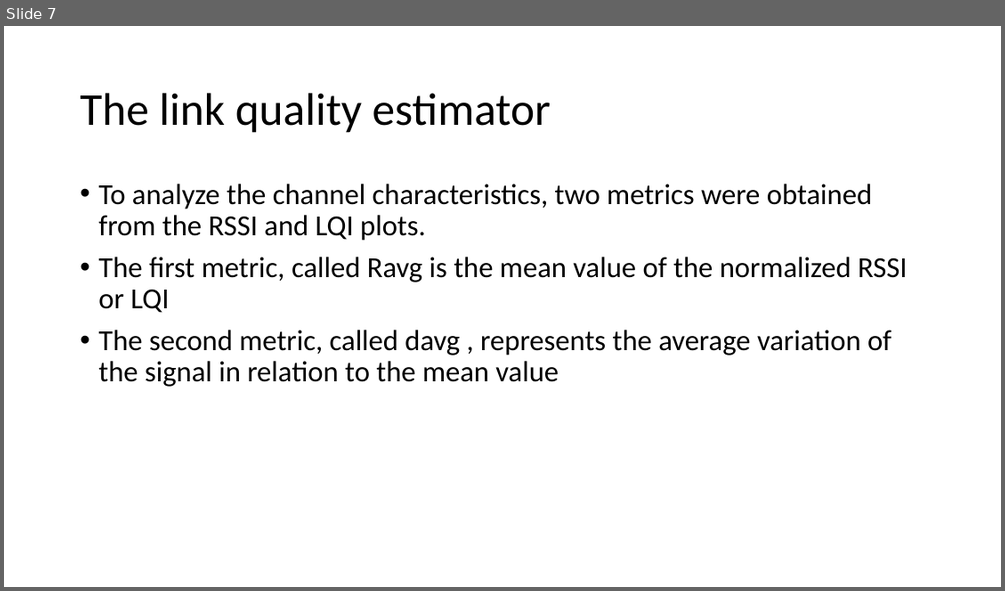
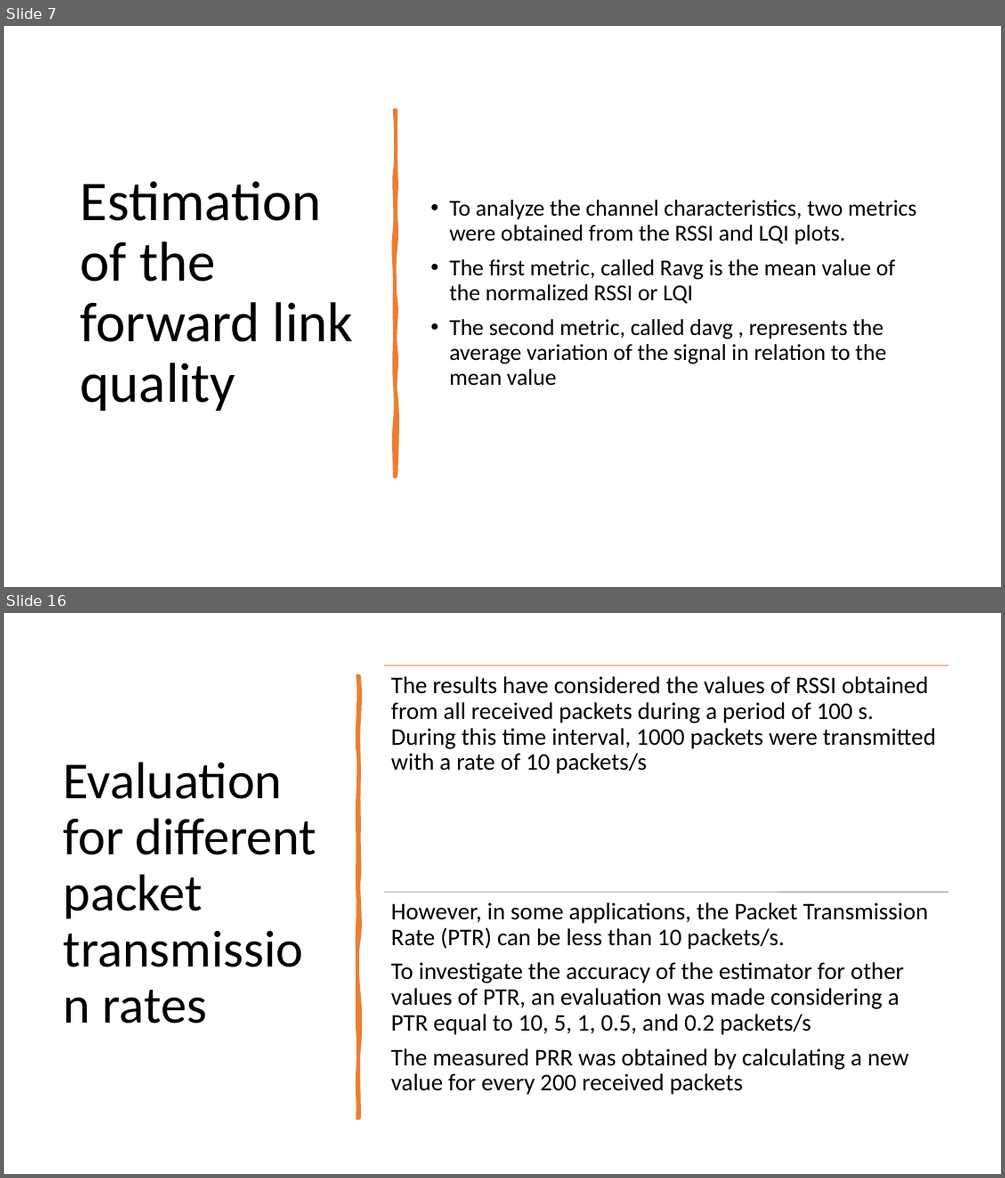
Before and after one commit to huynn8/paper_draft, a slide deck: Real-time link quality estimation for industrial wireless sensor networks using de dicate d nodes.pptx. Shown one above the other, each under a label of ours: slide 7 before the commit, slides 7 and 16 after it; the slides between them are not shown. The pictures are 1005x591 and 1005x1178 pixels, drawn with LibreOffice and Linux fonts; fonts in the diff are those of the drawing. Boxes give left, top, right and bottom in pixels: in the first picture for what was removed or moved away, otherwise in the second. Text is boxed around its words. In the diff, an @@ line names an element or a change of style, - is before the commit and + after.

```diff
--- a/Real-time link quality estimation for industrial wireless sensor networks using de dicate d nodes.pptx
+++ b/Real-time link quality estimation for industrial wireless sensor networks using de dicate d nodes.pptx
@@ slide 16 added at bbox=[4, 613, 1001, 1174], background #FFFFFF @@
@@ freeform shape added at bbox=[357, 676, 359, 1119], fill #ED7D31, outline #ED7D31 3.25 pt @@
@@ title added at bbox=[64, 762, 317, 1023], 50 pt, text #000000 @@
+Evaluation for different packet transmission rates
@@ group added at bbox=[384, 666, 948, 1094]: 2 lines, 2 texts @@
+The results have considered the values of RSSI obtained from all received packets during a period of 100 s. During this time interval, 1000 packets were transmitted with a rate of 10 packets/s
+However, in some applications, the Packet Transmission Rate (PTR) can be less than 10 packets/s.
+To investigate the accuracy of the estimator for other values of PTR, an evaluation was made considering a PTR equal to 10, 5, 1, 0.5, and 0.2 packets/s
+The measured PRR was obtained by calculating a new value for every 200 received packets
@@ slide 7 changed as well @@
@@ text "To analyze the channel characteristics, ...": place and size @@
-text "To analyze the channel characteristics, ..." at bbox=[98, 184, 906, 386]
+text "To analyze the channel characteristics, ..." at bbox=[449, 200, 916, 386]
@@ text "To analyze the channel characteristics, ..." at bbox=[449, 200, 916, 386]: size 28 to 22 pt; vertical alignment top to middle @@
@@ freeform shape added at bbox=[395, 110, 396, 476], fill #ED7D31, outline #ED7D31 3.25 pt @@
@@ title at bbox=[81, 181, 354, 410]: text changed; size 44 to 54 pt @@
-The link quality estimator
+Estimation of the forward link quality
```
Also in this commit, not shown: 7 other slides changed, 21 other slides added, 1 slide removed.
